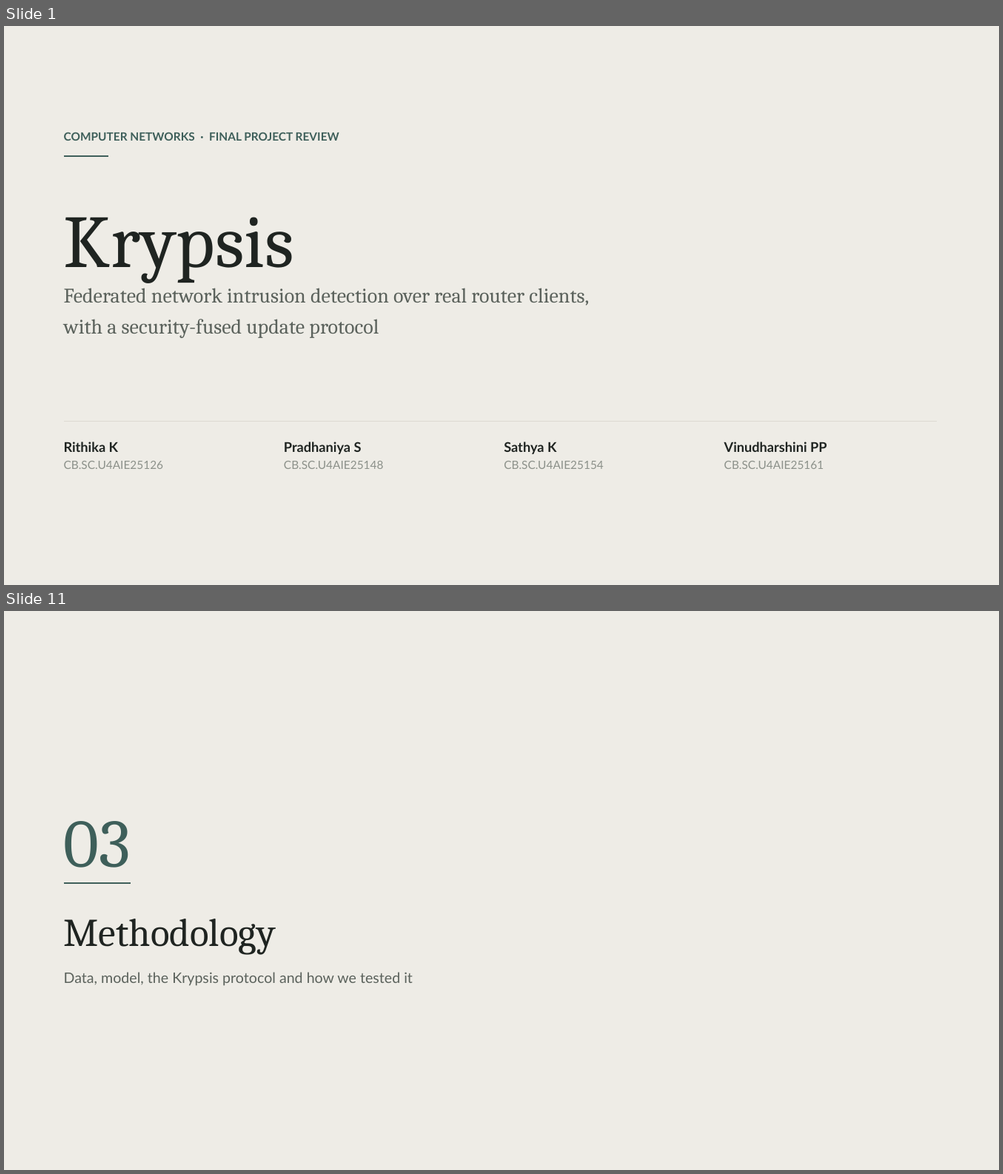
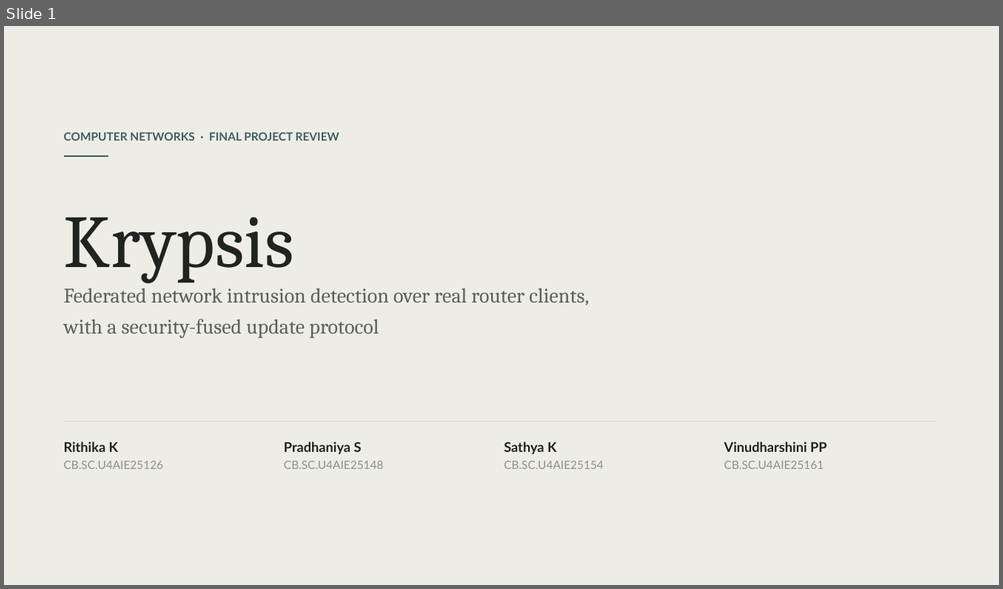
Before and after one commit to Vinudharshini18/Krypsis-A-network-intrusion-detection-system, a slide deck: presentation/Krypsis_Final_Review.pptx. Shown one above the other, each under a label of ours: slides 1 and 11 before the commit, slide 1 after it; the slides between them are not shown. The pictures are 1003x1174 and 1003x589 pixels, drawn with LibreOffice and Linux fonts; fonts in the diff are those of the drawing. Boxes give left, top, right and bottom in pixels: in the first picture for what was removed or moved away, otherwise in the second. Text is boxed around its words. In the diff, an @@ line names an element or a change of style, - is before the commit and + after.

Commit message:
Final review deck: 12 slides with code in methodology

```diff
--- a/presentation/Krypsis_Final_Review.pptx
+++ b/presentation/Krypsis_Final_Review.pptx
@@ slide 11 removed at (4, 611, 999, 1170), background #FFFFFF @@
@@ rectangle removed at (4, 611, 999, 1170) @@
@@ text removed at (64, 821, 131, 868) @@
-03
@@ line removed from (64, 883) to (131, 883) @@
@@ text removed at (64, 919, 276, 955) @@
-Methodology
@@ text removed at (64, 972, 412, 986) @@
-Data, model, the Krypsis protocol and how we tested it
```
Also in this commit, not shown: 5 slides changed, 6 slides added, 27 other slides removed, 1 other file.
